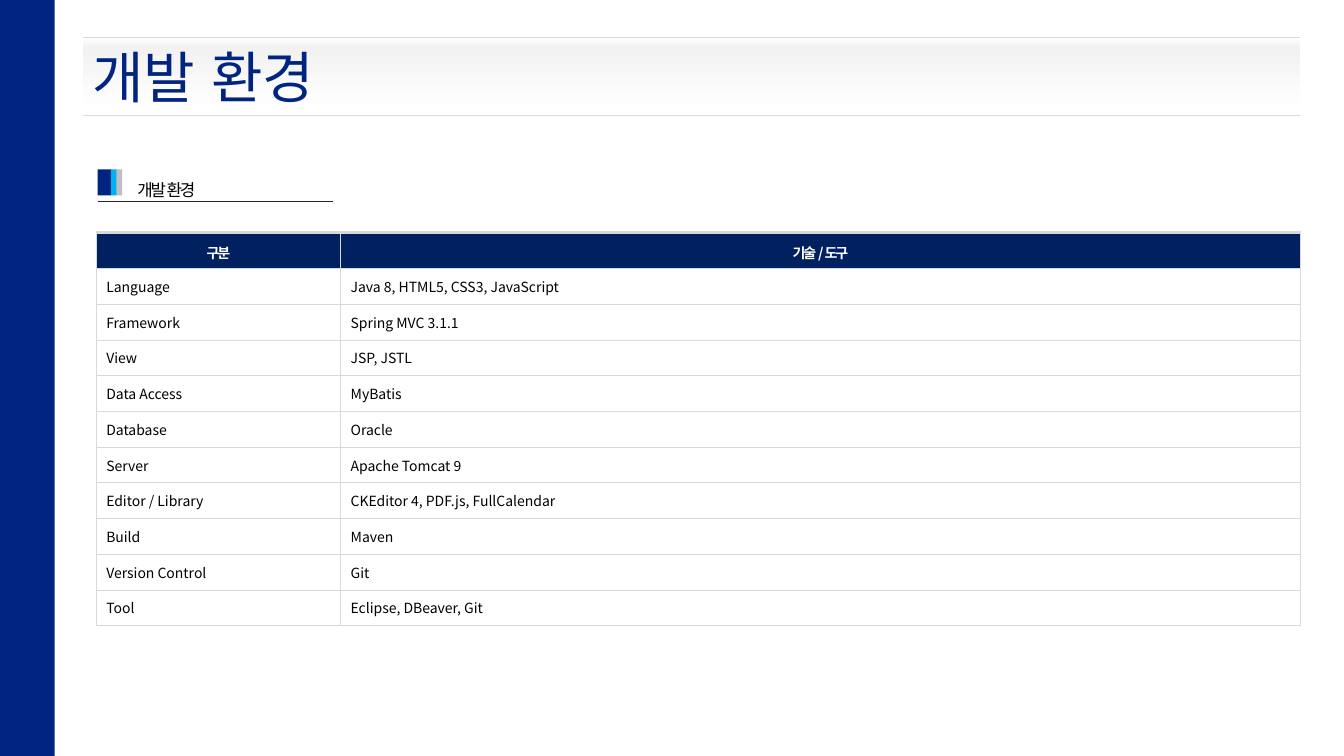
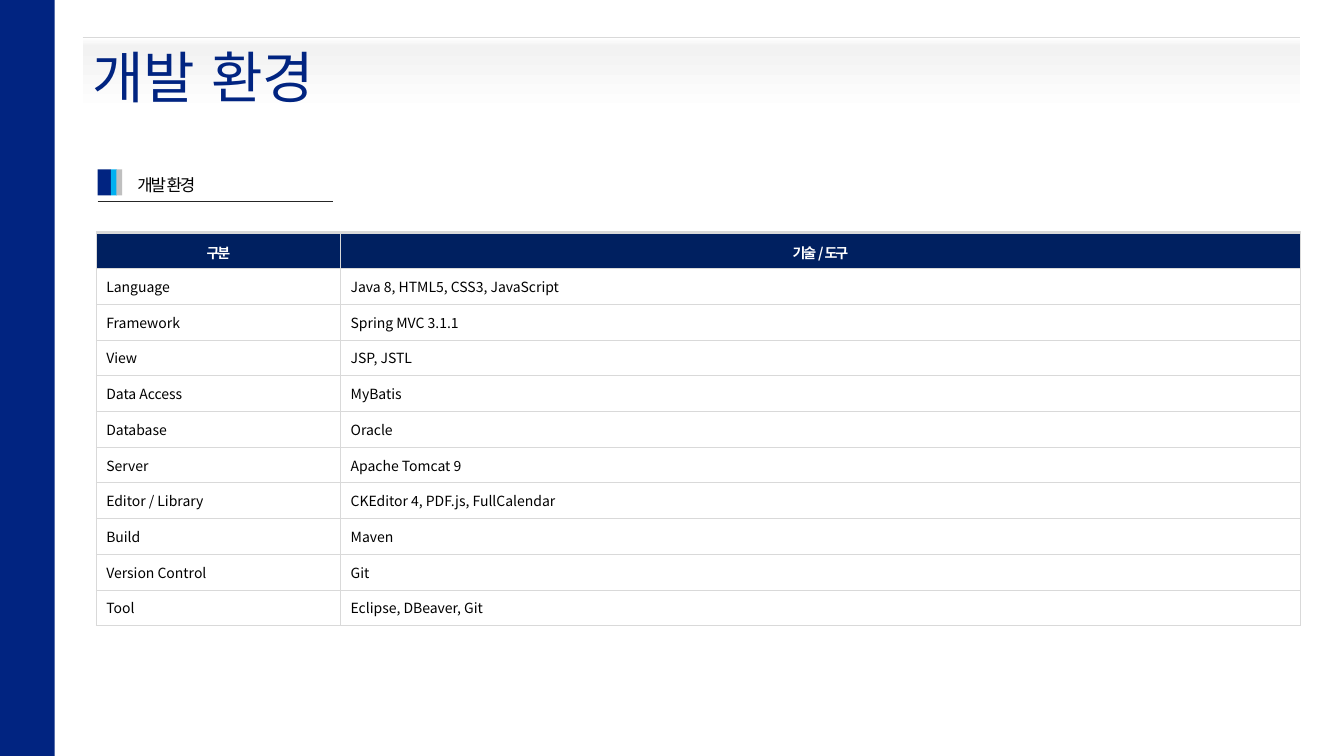
Before and after one commit to hikr90/intranet, a slide deck: slide 7 of docs/intr_project.pptx. Drawn at 1344x756 pixels with LibreOffice and Linux fonts; fonts in the diff are those of the drawing. Boxes give left, top, right and bottom in pixels: in the first picture for what was removed or moved away, otherwise in the second. Text is boxed around its words. In the diff, an @@ line names an element or a change of style, - is before the commit and + after.

```diff
--- a/docs/intr_project.pptx
+++ b/docs/intr_project.pptx
@@ line removed from (83, 116) to (1301, 116) @@
@@ text "개발 환경": place and size @@
-text "개발 환경" at box(137, 182, 196, 198)
+text "개발 환경" at box(137, 177, 196, 193)
```
Also in this commit, not shown: 14 other slides changed, 1 slide added, 2 slides removed, 4 other files.
